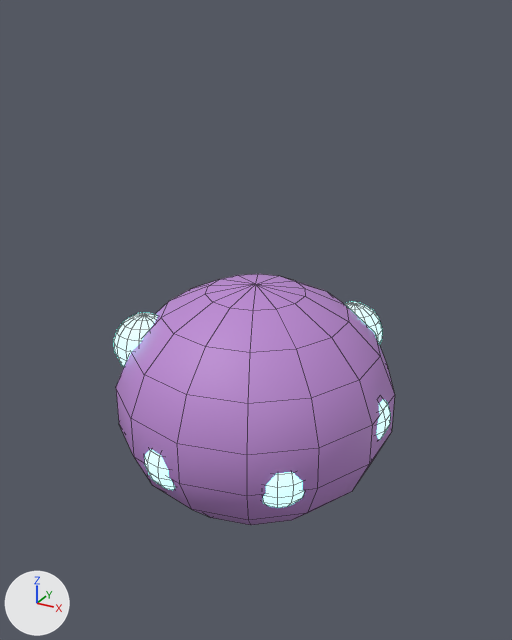
Before and after pictures for a commit that changed the FBX model Assets/Scenery/Props/alien__pod.fbx.
Both versions are drawn from a camera (50 mm lens) standing at (1.95, -3.54, 3.0) and looking at (0.04, -0.07, 1.26). The axes (+X, +Y, +Z) are drawn at lower left. The lights are the same throughout. The older version comes first. Mesh edges are drawn as thin lines. Where no turn or scale is listed for an object, it has been applied to the vertices.

The older version as bpy lines, for what is in view:
```python
me_sphere_054 = bpy.data.meshes.new('Sphere.054')
me_sphere_054.from_pydata(...)  # a UV sphere (14 segments, 9 rings, poles along z) spanning x -0.86..0.86, y -0.89..0.89, z -0.06..1.46, material slot 0; a UV sphere (14 segments, 9 rings, poles along z) spanning x 0.51..0.89, y -0.2..0.2, z 0.55..0.95, material slot 1; a UV sphere (14 segments, 9 rings, poles along z) spanning x 0.24..0.63, y 0.35..0.75, z 0.82..1.22, material slot 1; a UV sphere (14 segments, 9 rings, poles along z) spanning x -0.35..0.03, y 0.48..0.88, z 0.32..0.72, material slot 1; a UV sphere (14 segments, 9 rings, poles along z) spanning x -0.82..-0.44, y 0.1..0.5, z 0.47..0.87, material slot 1; a UV sphere (14 segments, 9 rings, poles along z) spanning x -0.82..-0.44, y -0.51..-0.11, z 0.85..1.25, material slot 1; a UV sphere (14 segments, 9 rings, poles along z) spanning x -0.34..0.04, y -0.88..-0.49, z 0.39..0.79, material slot 1; a UV sphere (14 segments, 9 rings, poles along z) spanning x 0.25..0.64, y -0.74..-0.34, z 0.39..0.79, material slot 1
me_sphere_054.materials.append(mat_alienviolet)  # purple #bc89d3
me_sphere_054.materials.append(mat_glowteal)  # cyan #7cffe7, glowing cyan #7cffe7
ob_alien__pod = bpy.data.objects.new('alien__pod', me_sphere_054)
ob_alien__pod.location = (0.0, 0.0, 0.0)
```
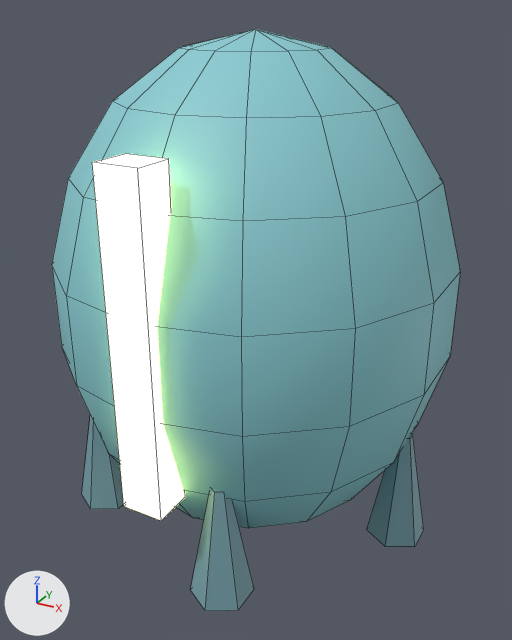
Where the change shows, as pixel boxes (x1, y1, x2, y2) in the pictures (512 x 640 px):
'alien__pod', reshaped, recoloured (45% wider, 131% taller): before (114, 274, 395, 525); after (52, 29, 460, 611)
part 1 of me_sphere_054, added (cyan): after (52, 29, 460, 528)
part 2 of me_sphere_054, added: after (92, 154, 185, 520)
part 3 of me_sphere_054, added (cyan): after (367, 434, 424, 547)
part 4 of me_sphere_054, added (cyan): after (82, 415, 124, 509)
part 5 of me_sphere_054, added (cyan): after (190, 490, 254, 611)
part 6 of me_sphere_054, deleted (purple): before (116, 274, 395, 525)
part 7 of me_sphere_054, deleted: before (344, 302, 382, 344)
part 8 of me_sphere_054, deleted: before (145, 450, 175, 490)
part 9 of me_sphere_054, deleted: before (377, 399, 390, 440)
part 10 of me_sphere_054, deleted: before (114, 313, 157, 367)
part 11 of me_sphere_054, deleted: before (263, 472, 304, 508)

The change, as a list of edits to the scene's bpy script:
```text
Add mat_podteal:
    mat_podteal = principled_material('PodTeal')
    mat_podteal.base_color = (0.25, 0.6, 0.65)  # cyan #89cbd3
    mat_podteal.roughness = 0.6
Add mat_glowslit:
    mat_glowslit = principled_material('GlowSlit')
    mat_glowslit.base_color = (1.0, 0.9, 0.3)  # yellow #fff395
    mat_glowslit.roughness = 0.6
    mat_glowslit.emission_color = (1.0, 0.9, 0.3)  # yellow #fff395
    mat_glowslit.emission_strength = 3.0
Add mat_podroot:
    mat_podroot = principled_material('PodRoot')
    mat_podroot.base_color = (0.18, 0.35, 0.4)  # cyan #76a0aa
    mat_podroot.roughness = 0.6
Change me_sphere_054:
    used by ob_alien__pod; location = (0.0, 0.0, 0.0)
    remove me_sphere_054.from_pydata(...)  # 912 vertices, 1008 faces; spans x -0.86..0.89, y -0.89..0.89, z -0.06..1.46
    remove me_sphere_054.materials.append(mat_alienviolet)  # purple #bc89d3
    remove me_sphere_054.materials.append(mat_glowteal)  # cyan #7cffe7, glowing cyan #7cffe7
    add me_sphere_054.from_pydata(...)  # 182 vertices, 172 faces; spans x -1.15..1.16, y -1.22..1.18, z -0.1..2.9
    me_sphere_054 part 1: a new loose piece, a UV sphere (14 segments, 9 rings, poles along z) spanning x -1.15..1.15, y -1.18..1.18, z -0.1..2.9, in mat_podteal (cyan #89cbd3)
    me_sphere_054 part 2: a new loose piece, a box spanning x -0.12..0.12, y -1.22..-1.0, z 0.6..2.4, in mat_glowslit (yellow #fff395, glowing yellow #fff395)
    me_sphere_054 part 3: a new loose piece, a 6-sided cut cone along z (radius 0.18 at the low end, 0.05 at the high end) spanning x 0.84..1.16, y -0.18..0.18, z 0.0..0.7, in mat_podroot (cyan #76a0aa)
    me_sphere_054 part 4: a new loose piece, a 6-sided cut cone along z (radius 0.18 at the low end, 0.05 at the high end) spanning x -0.96..-0.65, y -0.77..-0.41, z 0.0..0.7, in mat_podroot (cyan #76a0aa)
    me_sphere_054 part 5: a new loose piece, a 6-sided cut cone along z (radius 0.18 at the low end, 0.05 at the high end) spanning x 0.15..0.46, y -1.13..-0.77, z 0.0..0.7, in mat_podroot (cyan #76a0aa)
    me_sphere_054 part 6: the loose piece of 114 vertices spanning x -0.86..0.86, y -0.89..0.89, z -0.06..1.46 is deleted
    me_sphere_054 part 7: the loose piece of 114 vertices spanning x 0.24..0.63, y 0.35..0.75, z 0.82..1.22 is deleted
    me_sphere_054 part 8: the loose piece of 114 vertices spanning x -0.34..0.04, y -0.88..-0.49, z 0.39..0.79 is deleted
    me_sphere_054 part 9: the loose piece of 114 vertices spanning x 0.51..0.89, y -0.2..0.2, z 0.55..0.95 is deleted
    me_sphere_054 part 10: the loose piece of 114 vertices spanning x -0.82..-0.44, y -0.51..-0.11, z 0.85..1.25 is deleted
    me_sphere_054 part 11: the loose piece of 114 vertices spanning x 0.25..0.64, y -0.74..-0.34, z 0.39..0.79 is deleted
    other edits to the shape of me_sphere_054 do not show in these pictures
    add me_sphere_054.materials.append(mat_podteal)  # cyan #89cbd3
    add me_sphere_054.materials.append(mat_glowslit)  # yellow #fff395, glowing yellow #fff395
    add me_sphere_054.materials.append(mat_podroot)  # cyan #76a0aa
```
